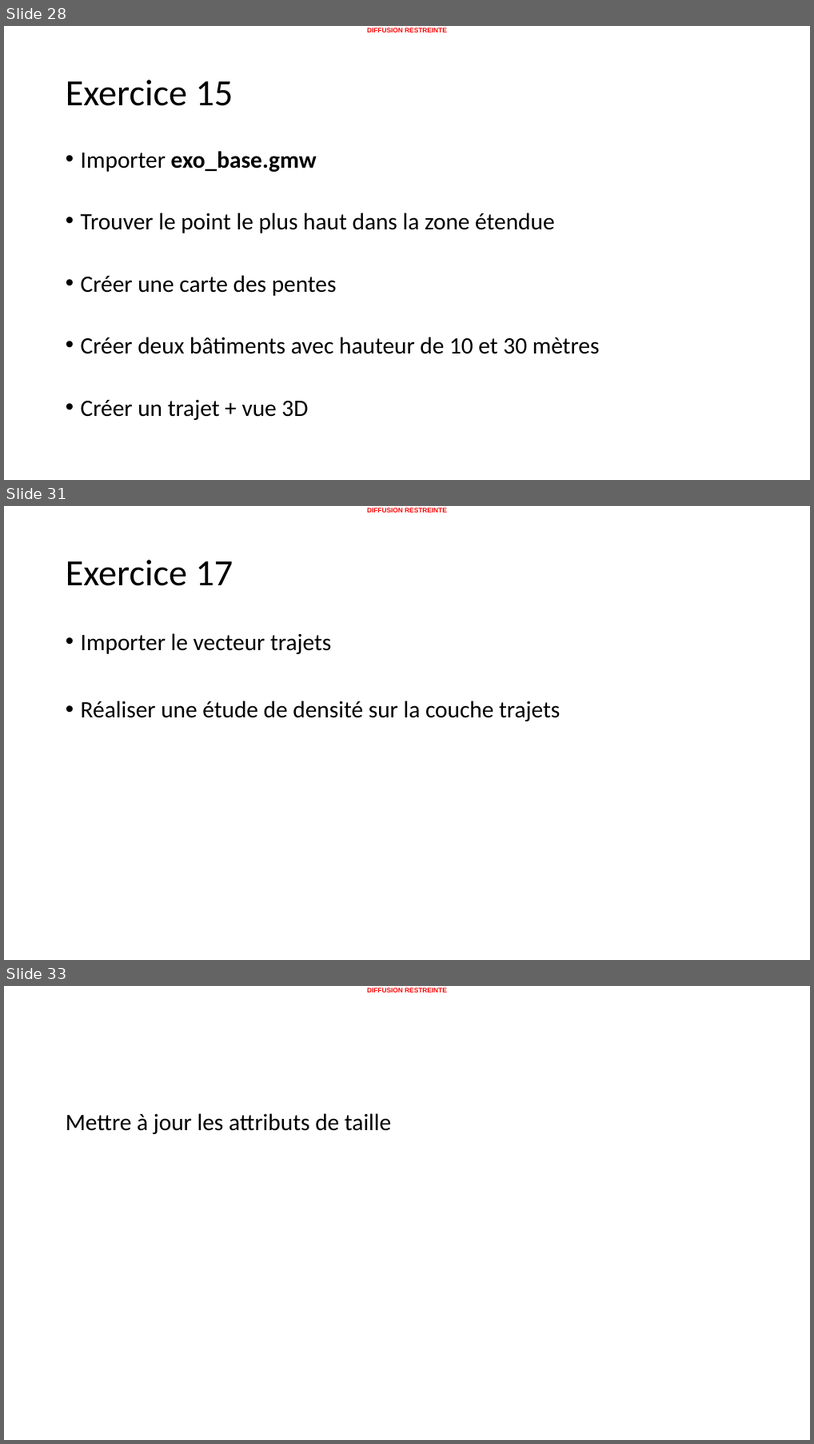
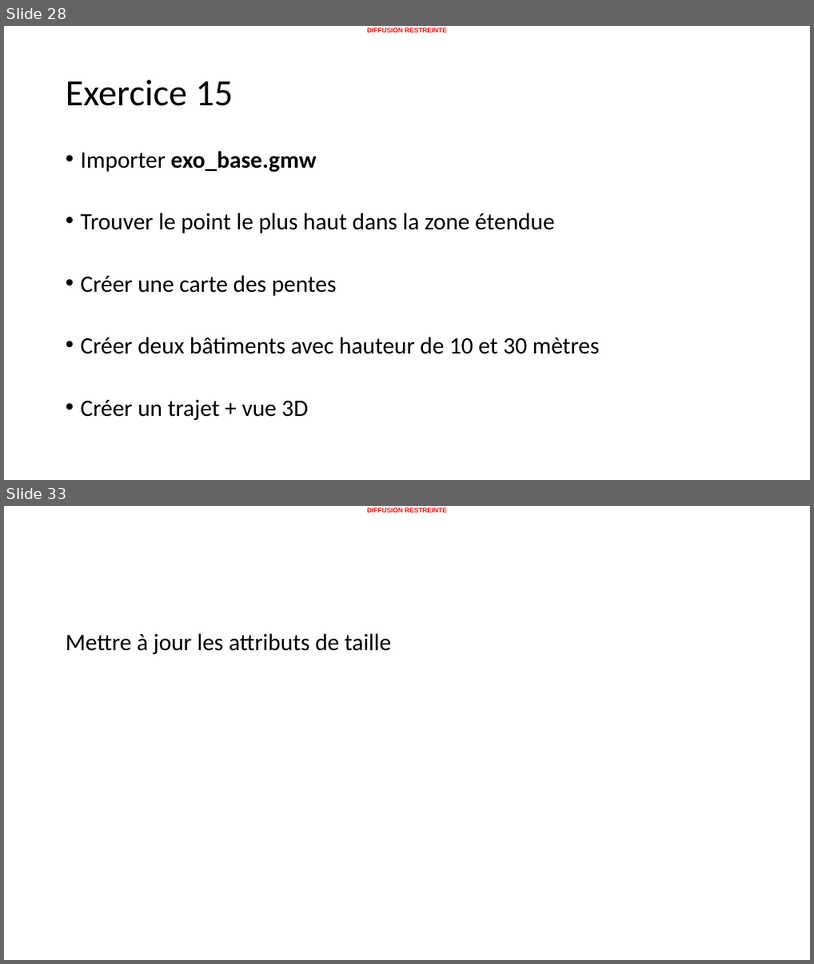
Before and after one commit to 20100dbg/OutilsGeo, a slide deck: cours/GM - Travaux pratiques - drill.pptx. Shown one above the other, each under a label of ours: slides 28, 31 and 33 before the commit, slides 28 and 33 after it; the slides between them are not shown. The pictures are 814x1444 and 814x964 pixels, drawn with LibreOffice and Linux fonts; fonts in the diff are those of the drawing; background and template pictures are left out. Boxes give left, top, right and bottom in pixels: in the first picture for what was removed or moved away, otherwise in the second. Text is boxed around its words. In the diff, an @@ line names an element or a change of style, - is before the commit and + after.

```diff
--- a/cours/GM - Travaux pratiques - drill.pptx
+++ b/cours/GM - Travaux pratiques - drill.pptx
@@ slide 31 removed at <box>4,506,810,960</box>, background #FFFFFF; not listed: 1 template element that a slide beside it also shows @@
@@ title removed at <box>66,560,234,586</box> @@
-Exercice 17
@@ text removed at <box>81,633,560,721</box> @@
-• Importer le vecteur trajets
-• Réaliser une étude de densité sur la couche trajets
```
Also in this commit, not shown: 4 slides changed, 2 slides added, 1 other slide removed, 13 other files.
